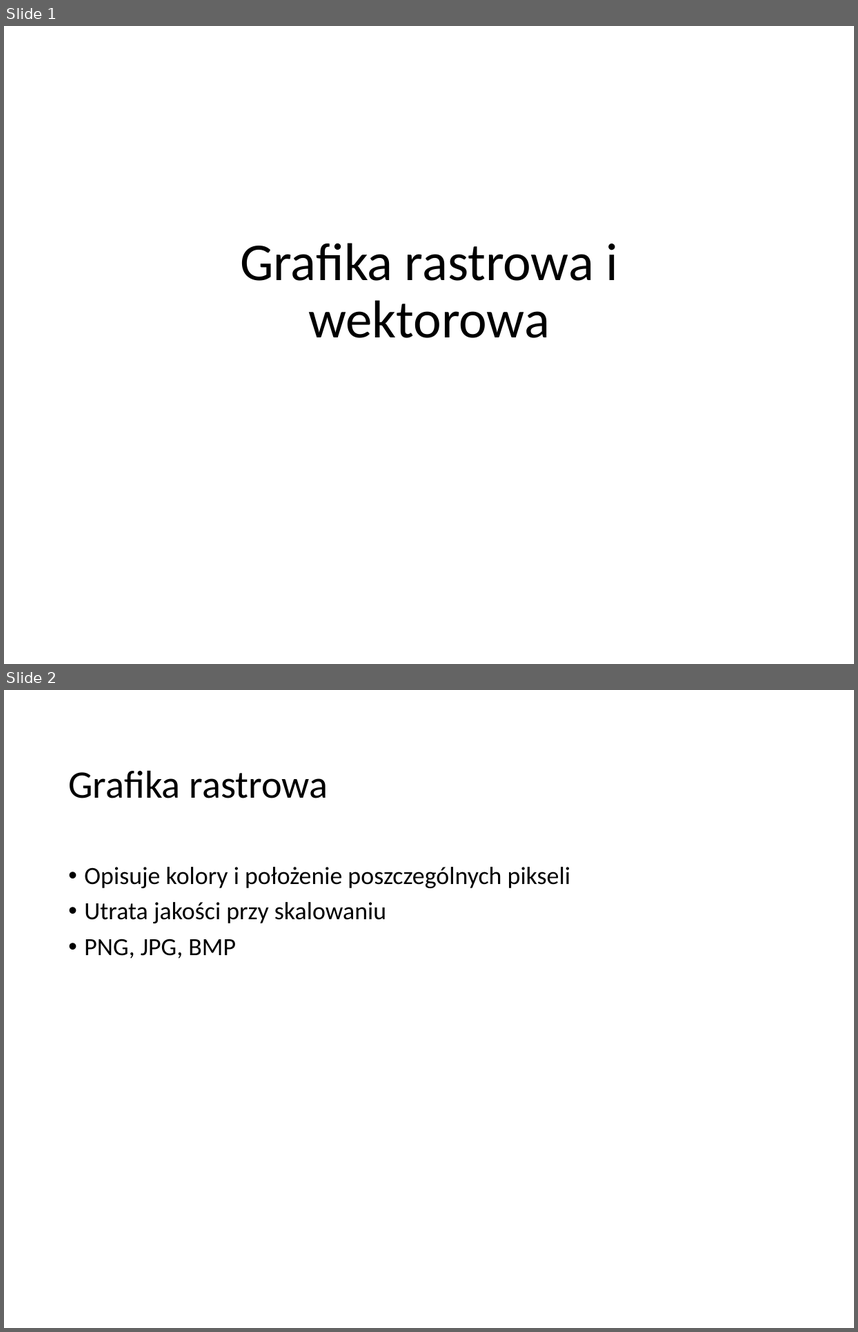
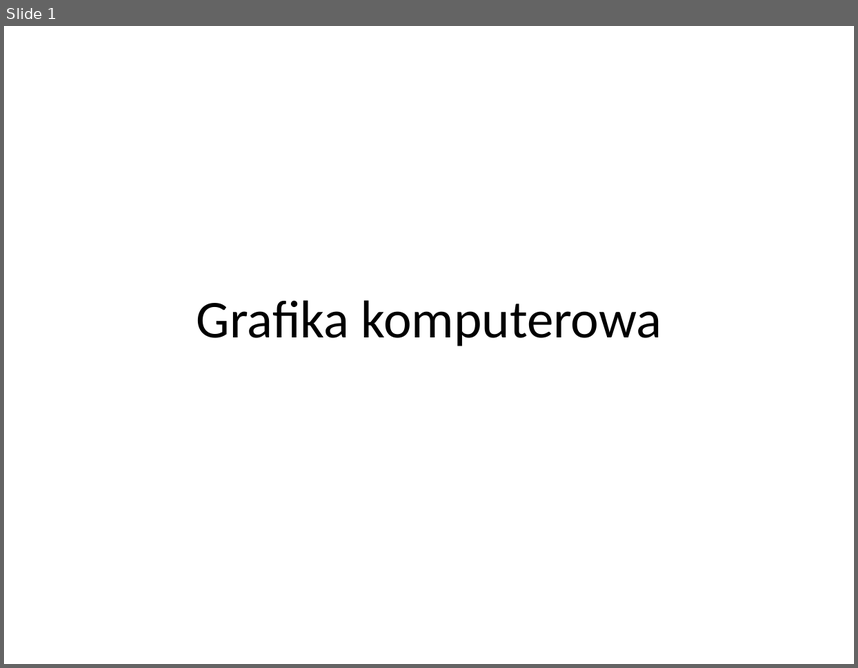
Before and after one commit to blackbat13/cs-lut, a slide deck: Grafika/Grafika rastrowa i wektorowa.pptx. Shown one above the other, each under a label of ours: slides 1 and 2 before the commit, slide 1 after it. The pictures are 858x1332 and 858x668 pixels, drawn with LibreOffice and Linux fonts; fonts in the diff are those of the drawing. Boxes give left, top, right and bottom in pixels: in the first picture for what was removed or moved away, otherwise in the second. Text is boxed around its words. In the diff, an @@ line names an element or a change of style, - is before the commit and + after.

```diff
--- a/Grafika/Grafika rastrowa i wektorowa.pptx
+++ b/Grafika/Grafika rastrowa i wektorowa.pptx
@@ slide 2 removed at box(4, 690, 854, 1328), background #FFFFFF @@
@@ title removed at box(68, 770, 328, 798) @@
-Grafika rastrowa
@@ text removed at box(84, 867, 570, 958) @@
-• Opisuje kolory i położenie poszczególnych pikseli
-• Utrata jakości przy skalowaniu
-• PNG, JPG, BMP
@@ slide 1 changed as well @@
@@ title at box(197, 300, 662, 346): text changed @@
-Grafika rastrowa i wektorowa
+Grafika komputerowa
```
Also in this commit, not shown: 6 slides added, 1 other slide removed.
